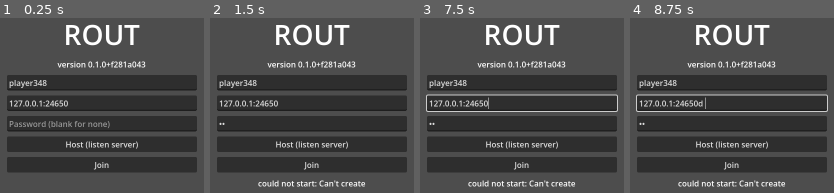
Above: before the commit, frames 1-4 (left to right).
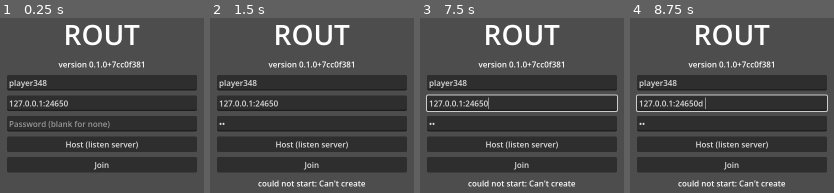
Above: after the commit, the same moments.

Repository: dkam/dubg-v1
Game: Godot game, scene res://main.tscn
Two runs of this game, one before a commit and one after it. Both use one fixed random seed, a clock stepped at 60 frames per second and the inputs below.
Inputs (mouse positions are in pixels of both pictures, inside the frame that each line leads up to):
- Up to frame 1 (0.25 s): no input
- Up to frame 2 (1.5 s): click (312, 123) at 0.52 s; type "12" at 0.6 s; click "Host (listen server)" at 1.25 s
- Up to frame 3 (7.5 s): click "Join" at 2 s; tap Enter at 2.75, 4.25, 5.75 s; move the mouse to (outside the picture) at 2.77 s; hold D 2.78-3.53 s; click (outside the picture) at 2.92 s; tap Space at 3.02, 3.5, 3.77, 5, 5.27, 6.02, 6.5, 6.77 s; move the mouse to (outside the picture) at 3.52 s; hold S 3.53-4.28 s; move the mouse to (outside the picture) at 4.27 s; hold D 4.28-5.03 s; move the mouse to (481, 191) at 5.02 s; hold W 5.03-5.78 s; click (481, 191) at 5.17 s; move the mouse to (outside the picture) at 5.77 s; hold A 5.78-7.28 s; move the mouse to (outside the picture) at 6.52 s; move the mouse to (562, 102) at 7.27 s; hold S from 7.28 s (still down); click (562, 102) at 7.42 s
- Up to frame 4 (8.75 s): move the mouse to (outside the picture) at 8.02 s; release S at 8.03 s; hold D from 8.03 s (still down); tap Space at 8.27 s

The runs differ from the first frame. In frame 1, 1.1% of the frame differs, in the area x 27-72%, y 24-29%; in frame 2, 1.1%; in frame 3, 1.1%; in frame 4, 1.1%.

Commit message:
Add server Docker image, CI, and an idle-only auto-updater
- Dockerfile: the project plus pinned headless Godot 4.7.2 (SHA-512
  checked by tools/install-godot.sh, shared with CI), tini as PID 1 so
  `docker stop` works, healthcheck on the status file's freshness.
- .github/workflows/ci.yml: tests on every push; on the default branch,
  publishes ghcr.io/<repo>:latest and :sha-<commit>.
- deploy/: compose file (refuses to start without ROUT_PASSWORD), env
  example, systemd timer, and rout-update, which pulls and restarts onto a
  new image only when nobody is connected (or the server looks hung).
- tests/docker.sh builds the image and joins it from the checkout;
  tests/test_rout_update.sh drives rout-update against a fake docker.
- README: running a server and a client at the top.

Co-Authored-By: Claude Opus 5.5 <noreply@anthropic.com>
Claude-Session: https://claude.ai/code/session_01UpZ8qJ4o7fKNrfdyyuS69i

Diff:
--- a/game/session.gd
+++ b/game/session.gd
@@ -90,7 +90,7 @@
 	_smp.multiplayer_peer = peer
 
 	if role == Role.CLIENT:
-		_log("connecting to %s:%d as %s" % [cfg.address, cfg.port, cfg.name])
+		_log("connecting to %s:%d as %s (version %s)" % [cfg.address, cfg.port, cfg.name, cfg.version])
 	else:
 		if not world.load_map(cfg.map):
 			return ERR_FILE_NOT_FOUND
Not shown, added: deploy/.gdignore
Not shown, added: deploy/compose.yaml
Not shown, added: .dockerignore
Not shown, added: .github/workflows/ci.yml
Not shown, added: Dockerfile
Not shown, changed: README.md
Not shown, added: deploy/env.example
Not shown, added: deploy/rout-update
Not shown, added: deploy/rout-update.service
Not shown, added: deploy/rout-update.timer
Not shown, changed: docs/client-server.md
Not shown, added: tests/docker.sh
(and 4 more such lines)
